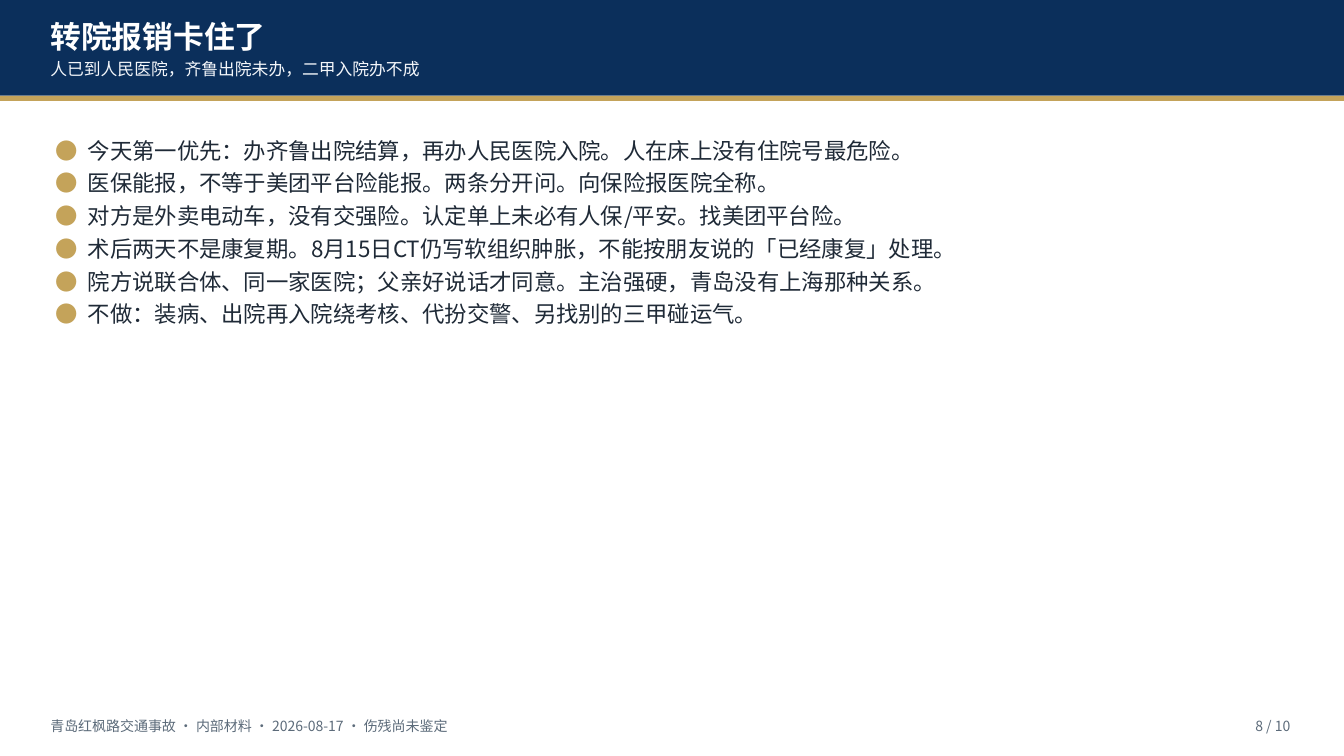
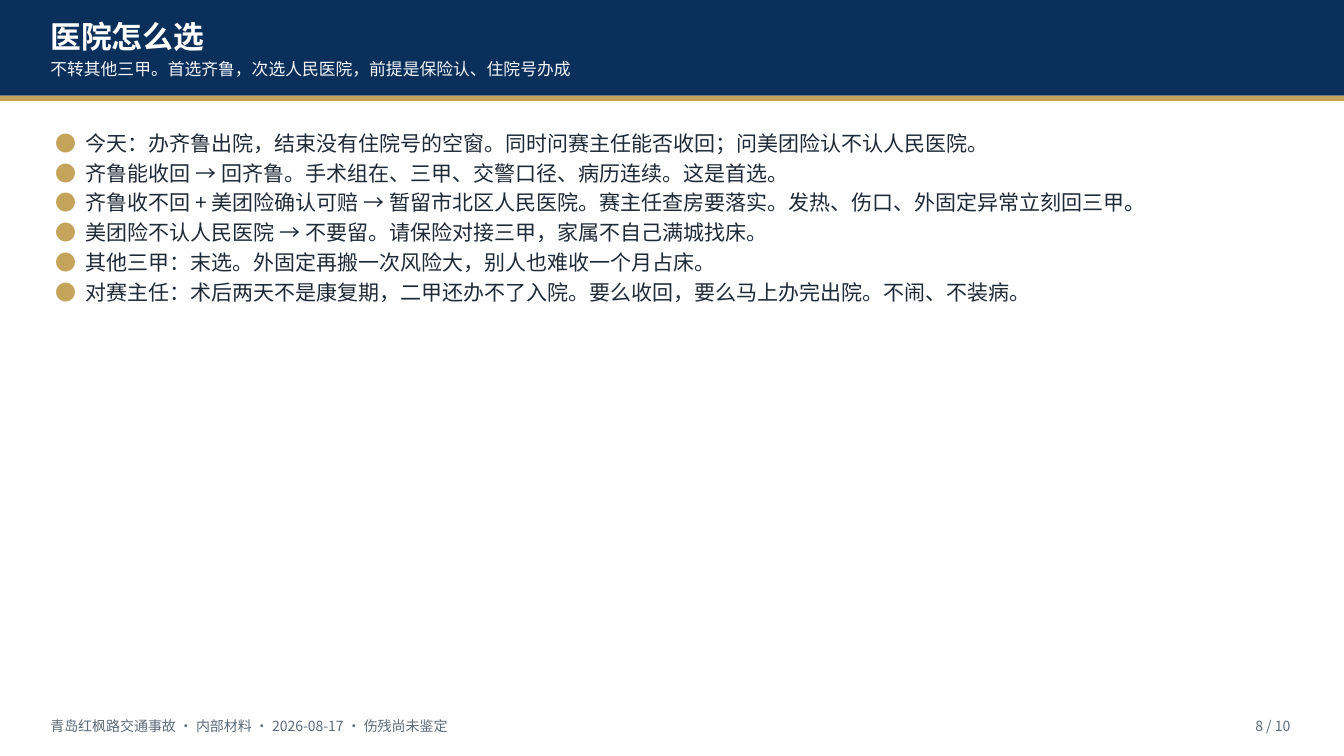
Before and after one commit to hujigang2010-maker/AIDEN, a slide deck: slide 8 of deliverables/青岛红枫路交通事故_伤情与伤残简报_20260817.pptx. Drawn at 1344x756 pixels with LibreOffice and Linux fonts; fonts in the diff are those of the drawing. Boxes give left, top, right and bottom in pixels: in the first picture for what was removed or moved away, otherwise in the second. Text is boxed around its words. In the diff, an @@ line names an element or a change of style, - is before the commit and + after.

```diff
--- a/deliverables/青岛红枫路交通事故_伤情与伤残简报_20260817.pptx
+++ b/deliverables/青岛红枫路交通事故_伤情与伤残简报_20260817.pptx
@@ text at [50,21,204,51]: text changed @@
-转院报销卡住了
+医院怎么选
@@ text at [50,61,570,77]: text changed @@
-人已到人民医院，齐鲁出院未办，二甲入院办不成
+不转其他三甲。首选齐鲁，次选人民医院，前提是保险认、住院号办成
@@ text at [86,133,1145,302]: text changed; size 16 to 15 pt @@
-● 今天第一优先：办齐鲁出院结算，再办人民医院入院。人在床上没有住院号最危险。
-● 医保能报，不等于美团平台险能报。两条分开问。向保险报医院全称。
-● 对方是外卖电动车，没有交强险。认定单上未必有人保/平安。找美团平台险。
-● 术后两天不是康复期。8月15日CT仍写软组织肿胀，不能按朋友说的「已经康复」处理。
-● 院方说联合体、同一家医院；父亲好说话才同意。主治强硬，青岛没有上海那种关系。
-● 不做：装病、出院再入院绕考核、代扮交警、另找别的三甲碰运气。
+● 今天：办齐鲁出院，结束没有住院号的空窗。同时问赛主任能否收回；问美团险认不认人民医院。
+● 齐鲁能收回 → 回齐鲁。手术组在、三甲、交警口径、病历连续。这是首选。
+● 齐鲁收不回 + 美团险确认可赔 → 暂留市北区人民医院。赛主任查房要落实。发热、伤口、外固定异常立刻回三甲。
+● 美团险不认人民医院 → 不要留。请保险对接三甲，家属不自己满城找床。
+● 其他三甲：末选。外固定再搬一次风险大，别人也难收一个月占床。
+● 对赛主任：术后两天不是康复期，二甲还办不了入院。要么收回，要么马上办完出院。不闹、不装病。
```
Also in this commit, not shown: 1 other slide changed, 8 other files.
